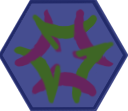
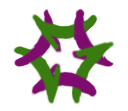
The second 128x111 image is a revision of the first. Changes to its layers:
painted on "Copy of Layer 4" over [0, 0, 128, 111]
painted on "Copy of Layer 3" over [0, 0, 128, 111]
painted on "Layer 4" over [0, 0, 128, 111]
painted on "Layer 3" over [0, 0, 128, 111]
hid "Layer 2(pasted)" over [0, 0, 128, 111]
